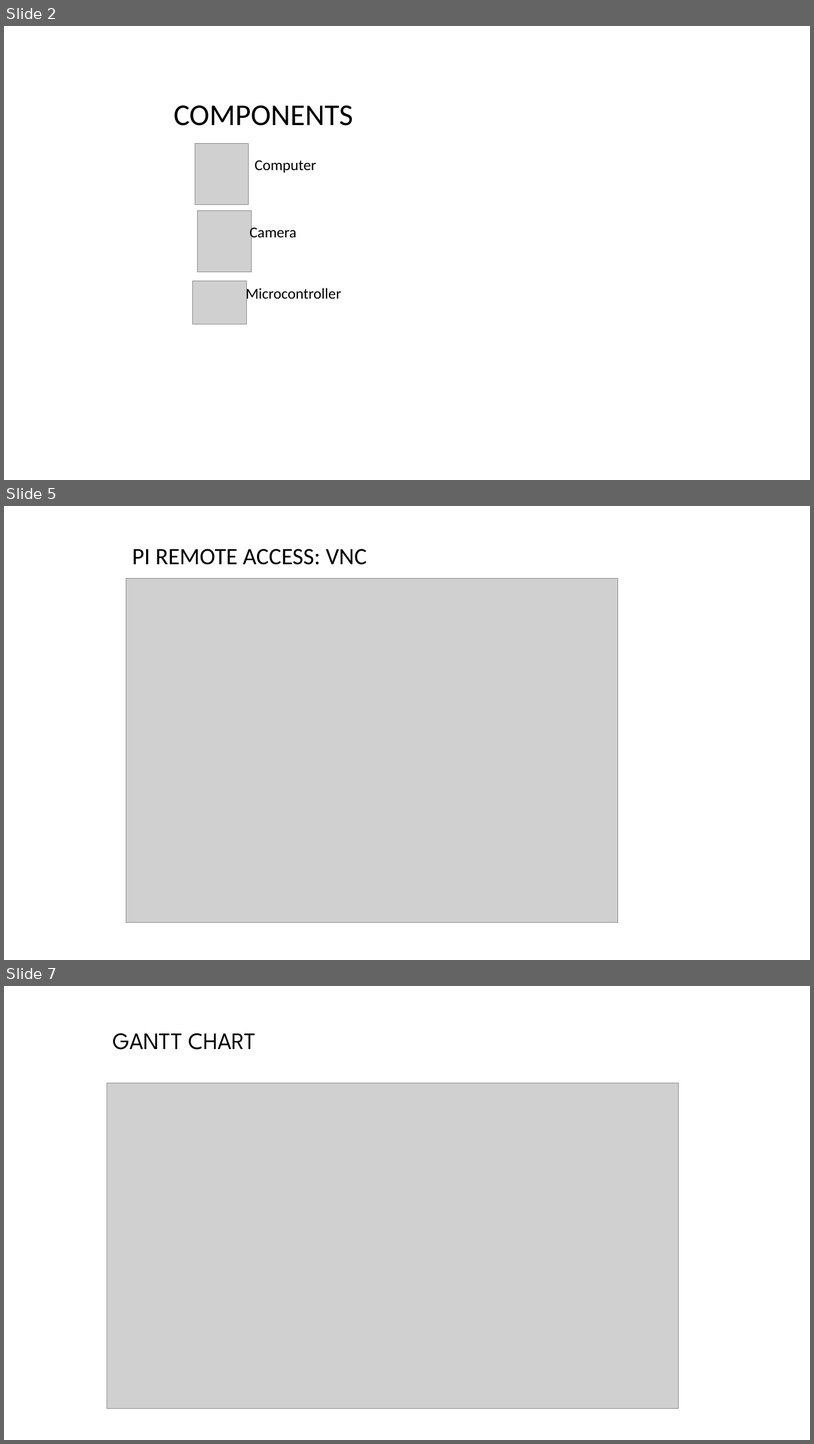
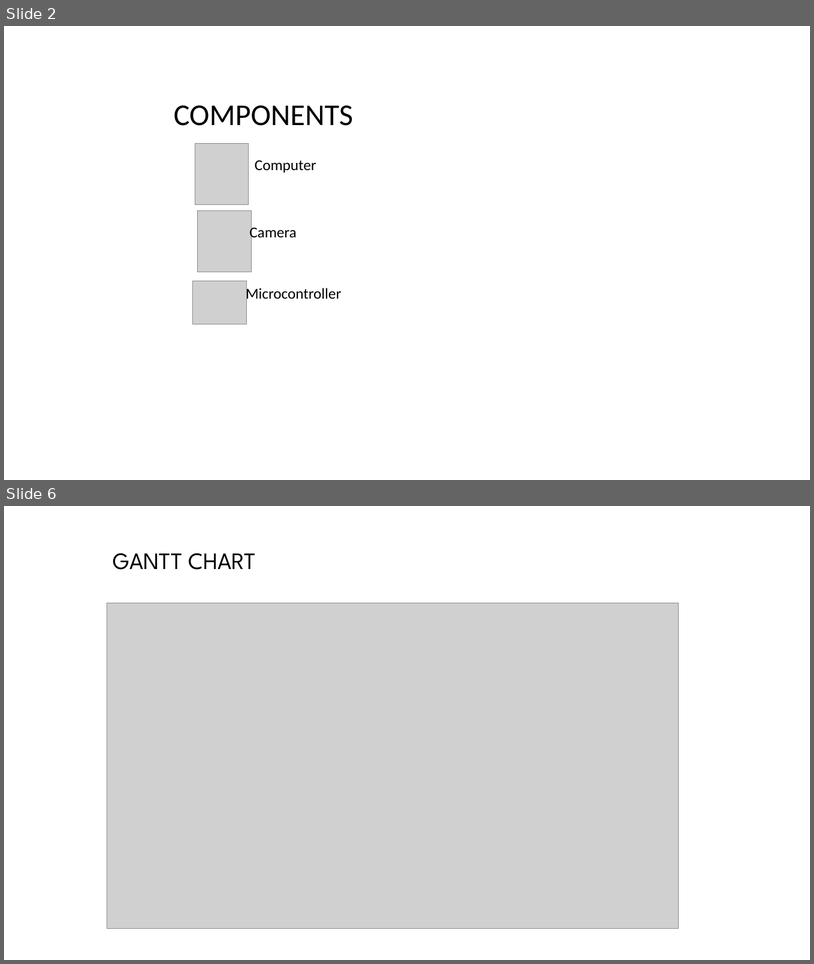
Before and after one commit to tapuzaman/cse299, a slide deck: Presentations/Security Buddy_1.ppt. Shown one above the other, each under a label of ours: slides 2, 5 and 7 before the commit, slides 2 and 6 after it; the slides between them are not shown. The pictures are 814x1444 and 814x964 pixels, drawn with LibreOffice and Linux fonts; fonts in the diff are those of the drawing; grey boxes stand for pictures; background and template pictures are left out. Boxes give left, top, right and bottom in pixels: in the first picture for what was removed or moved away, otherwise in the second. Text is boxed around its words. In the diff, an @@ line names an element or a change of style, - is before the commit and + after.

```diff
--- a/Presentations/Security Buddy_1.ppt
+++ b/Presentations/Security Buddy_1.ppt
@@ slide 5 removed at <box>4,506,810,960</box>, background picture (left out) @@
@@ title removed at <box>132,549,367,565</box> @@
-PI REMOTE ACCESS: VNC
@@ picture removed at <box>126,579,618,922</box> @@
@@ what was slide 7 is now slide 6 @@
```
Also in this commit, not shown: 3 slides added, 3 other slides removed, 1 other file.
